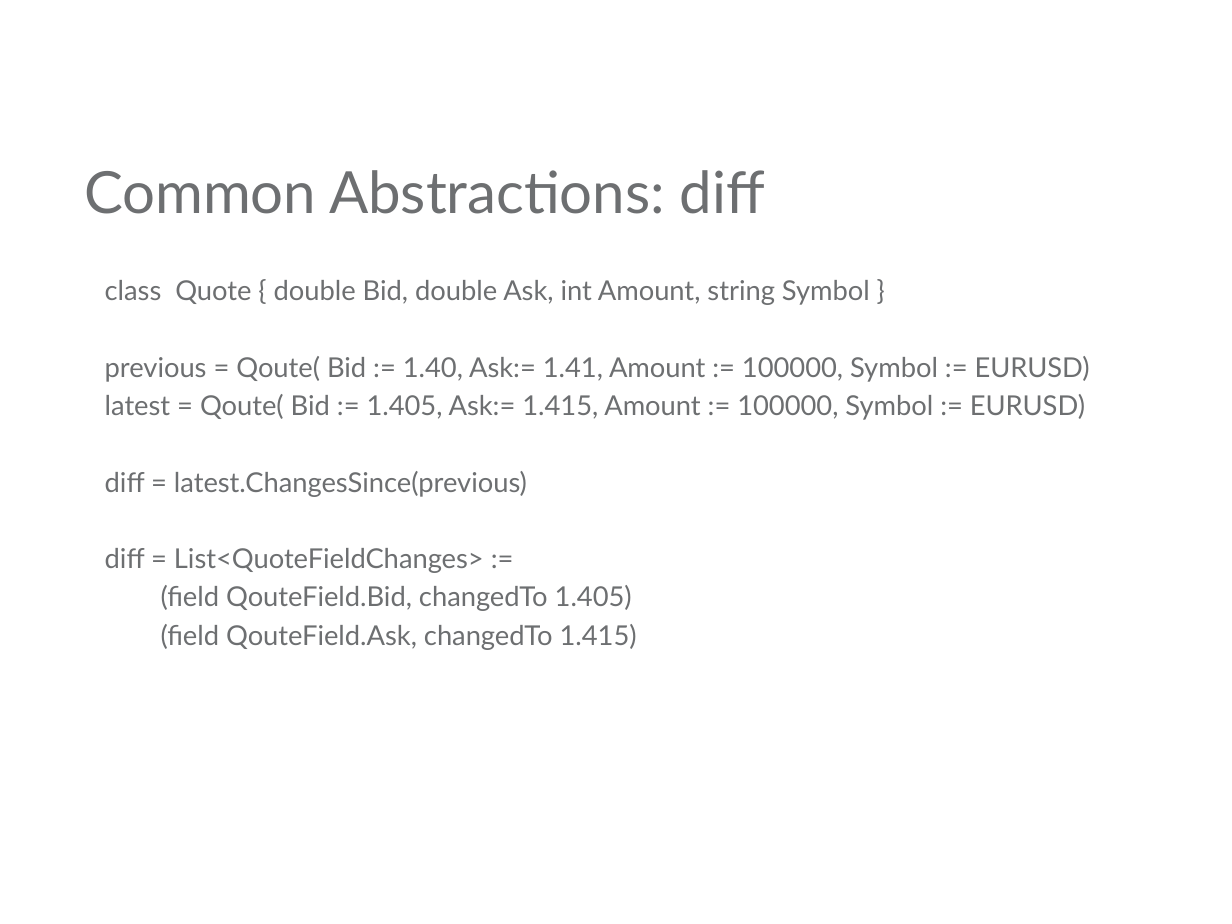
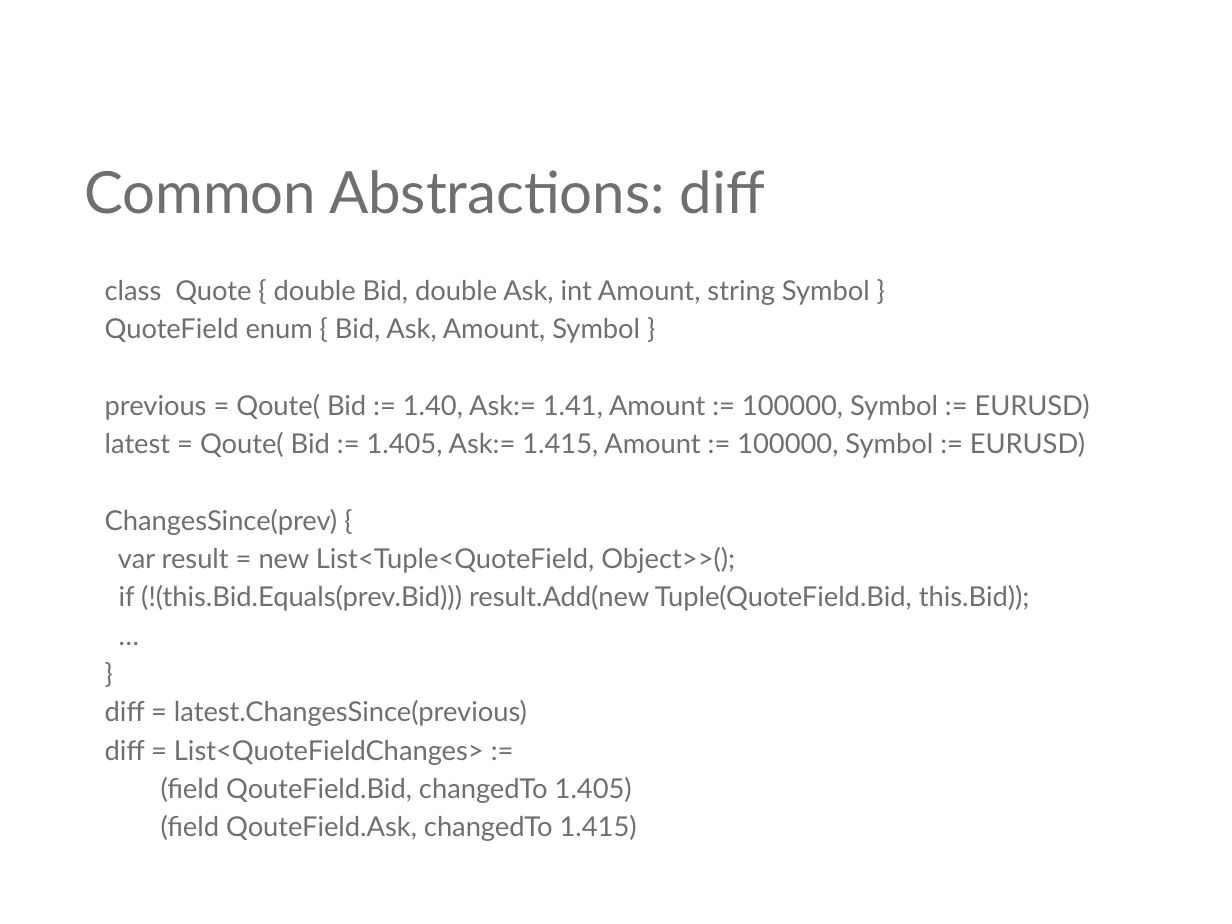
Before and after one commit to mjul/top-10-clojure-ndc-2011, a slide deck: slide 32 of Top Things to Learn From Clojure.pptx (slide 30 before the commit). Drawn at 1232x924 pixels with LibreOffice and Linux fonts; fonts in the diff are those of the drawing; background and template pictures are left out. Boxes give left, top, right and bottom in pixels: in the first picture for what was removed or moved away, otherwise in the second. Text is boxed around its words. In the diff, an @@ line names an element or a change of style, - is before the commit and + after.

```diff
--- a/Top Things to Learn From Clojure.pptx
+++ b/Top Things to Learn From Clojure.pptx
@@ text at <box>105,318,640,343</box>: paragraph added @@
+QuoteField enum { Bid, Ask, Amount, Symbol }
@@ text at <box>105,509,1030,611</box>: paragraphs added @@
+ChangesSince(prev) {
+var result = new List<Tuple<QuoteField, Object>>();
+if (!(this.Bid.Equals(prev.Bid))) result.Add(new Tuple(QuoteField.Bid, this.Bid));
+…
+}
```
Also in this commit, not shown: 11 other slides changed, 3 slides added, 1 slide removed.
